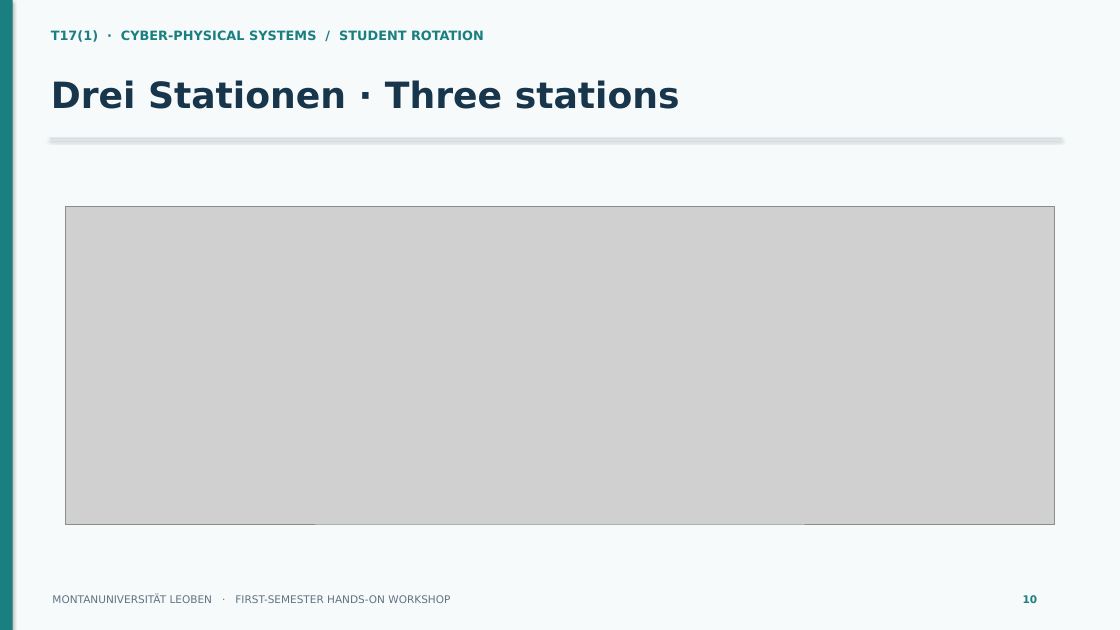
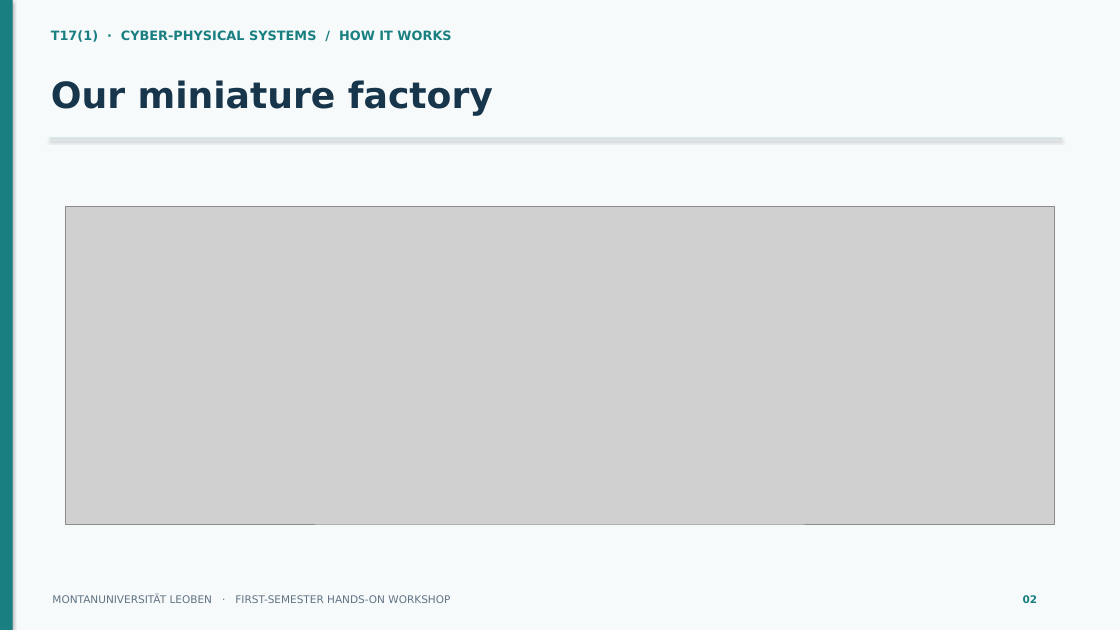
Before and after one commit to mul-cps/teaching-exciting-science-2026, a slide deck: slide 2 of docs/workshop-slides.pptx (slide 10 before the commit). Drawn at 1120x630 pixels with LibreOffice and Linux fonts; fonts in the diff are those of the drawing; grey boxes stand for pictures. Boxes give left, top, right and bottom in pixels: in the first picture for what was removed or moved away, otherwise in the second. Text is boxed around its words. In the diff, an @@ line names an element or a change of style, - is before the commit and + after.

Commit message:
Prepare four-hour sorting workshop materials and offline student handout

```diff
--- a/docs/workshop-slides.pptx
+++ b/docs/workshop-slides.pptx
@@ text at (51, 30, 451, 42): text changed @@
-T17(1) · CYBER-PHYSICAL SYSTEMS / STUDENT ROTATION
+T17(1) · CYBER-PHYSICAL SYSTEMS / HOW IT WORKS
@@ text at (51, 80, 493, 115): text changed @@
-Drei Stationen · Three stations
+Our miniature factory
@@ text at (1023, 595, 1038, 603): text changed @@
-10
+02
```
Also in this commit, not shown: 7 other slides changed, 12 slides removed, 17 other files.
